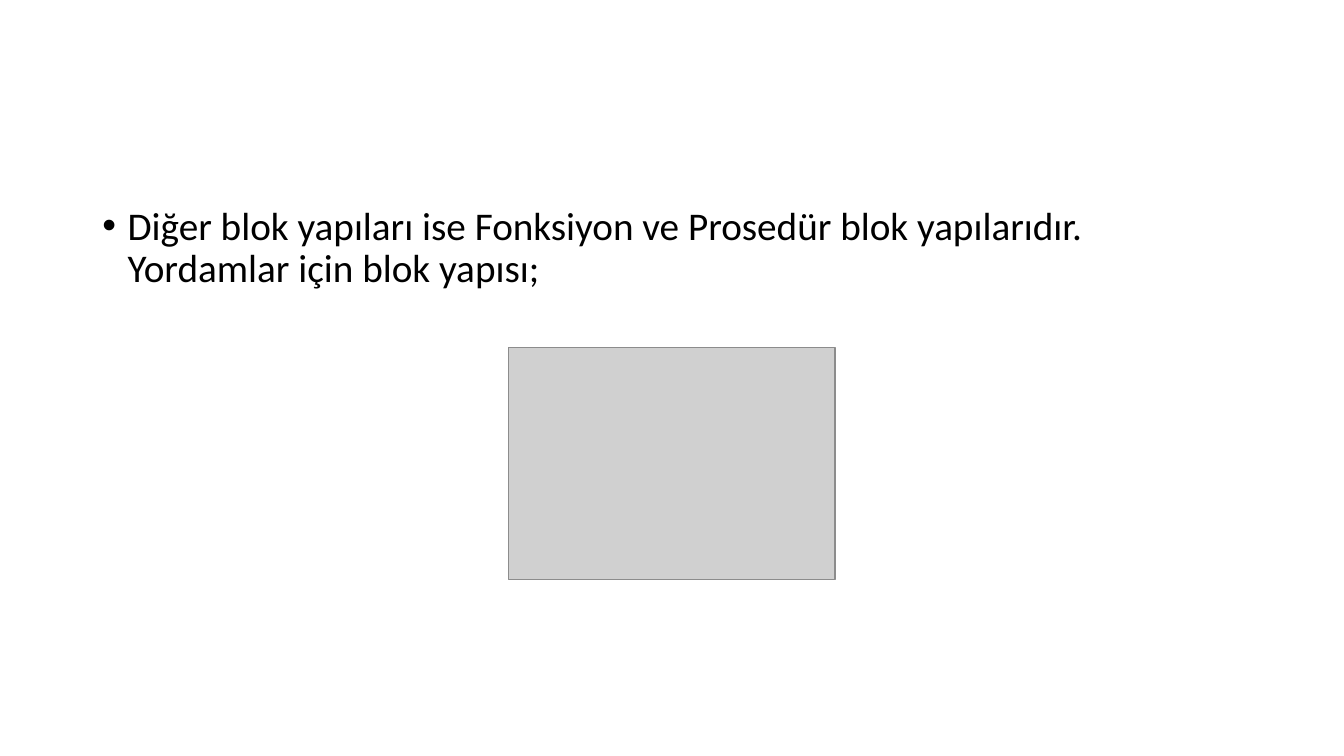
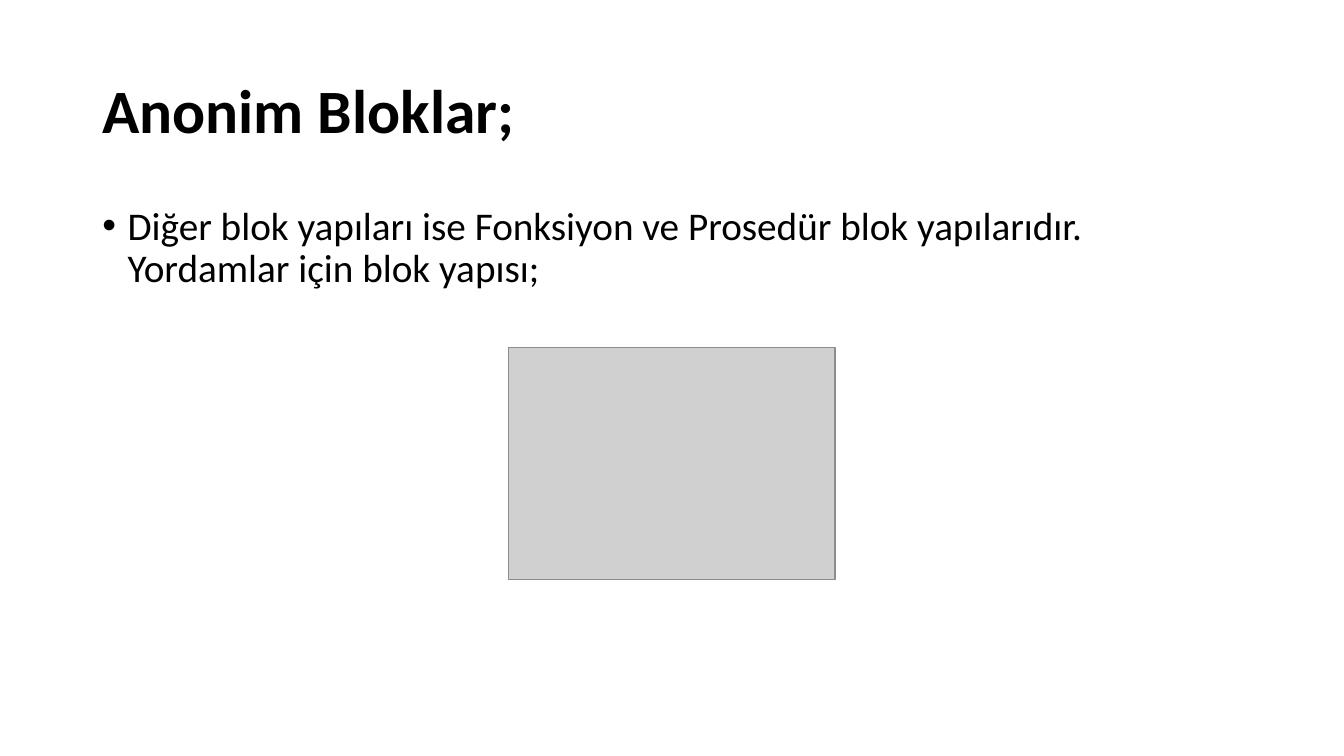
Before and after one commit to SevdanurGENC/Oracle-DB-SQL-Developer-Lecture-Notes, a slide deck: slide 20 of Slides/Oracle DB & SQL Developer - Bolum IV.pptx. Drawn at 1344x756 pixels with LibreOffice and Linux fonts; fonts in the diff are those of the drawing; grey boxes stand for pictures. Boxes give left, top, right and bottom in pixels: in the first picture for what was removed or moved away, otherwise in the second. Text is boxed around its words. In the diff, an @@ line names an element or a change of style, - is before the commit and + after.

```diff
--- a/Slides/Oracle DB & SQL Developer - Bolum IV.pptx
+++ b/Slides/Oracle DB & SQL Developer - Bolum IV.pptx
@@ title added at [102, 89, 514, 141], 44 pt, text #000000, bold @@
+Anonim Bloklar;
```
Also in this commit, not shown: 13 other slides changed, 1 slide added, 1 slide removed, 2 other files.
